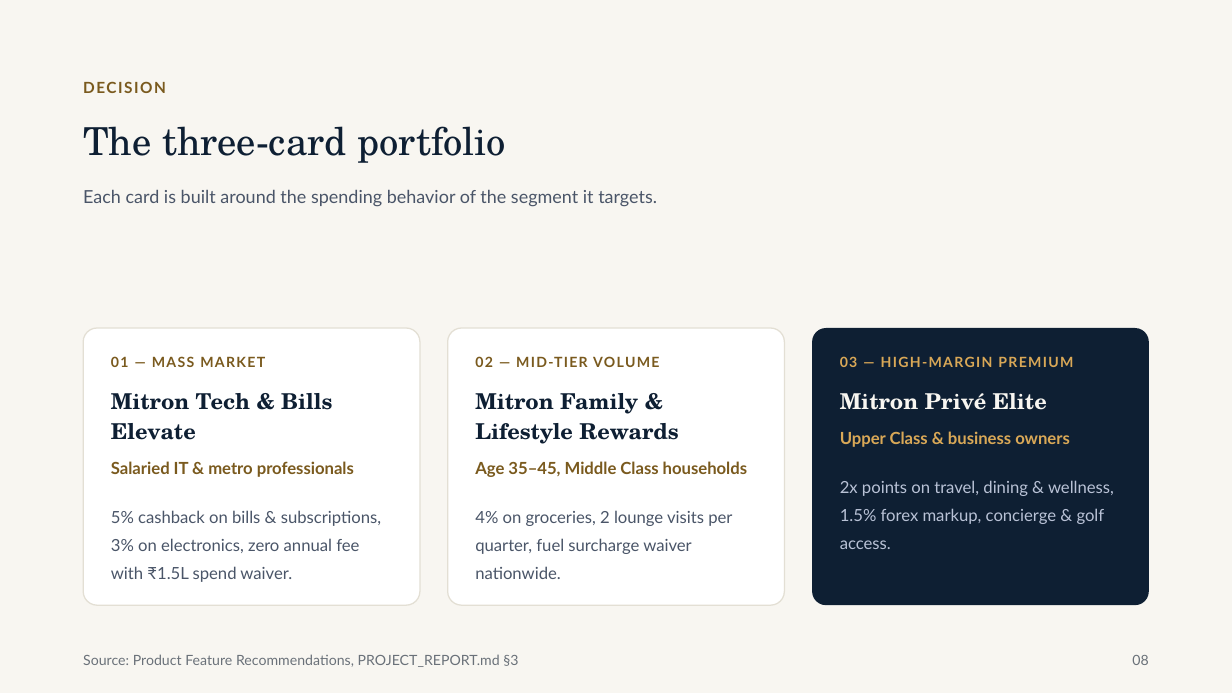
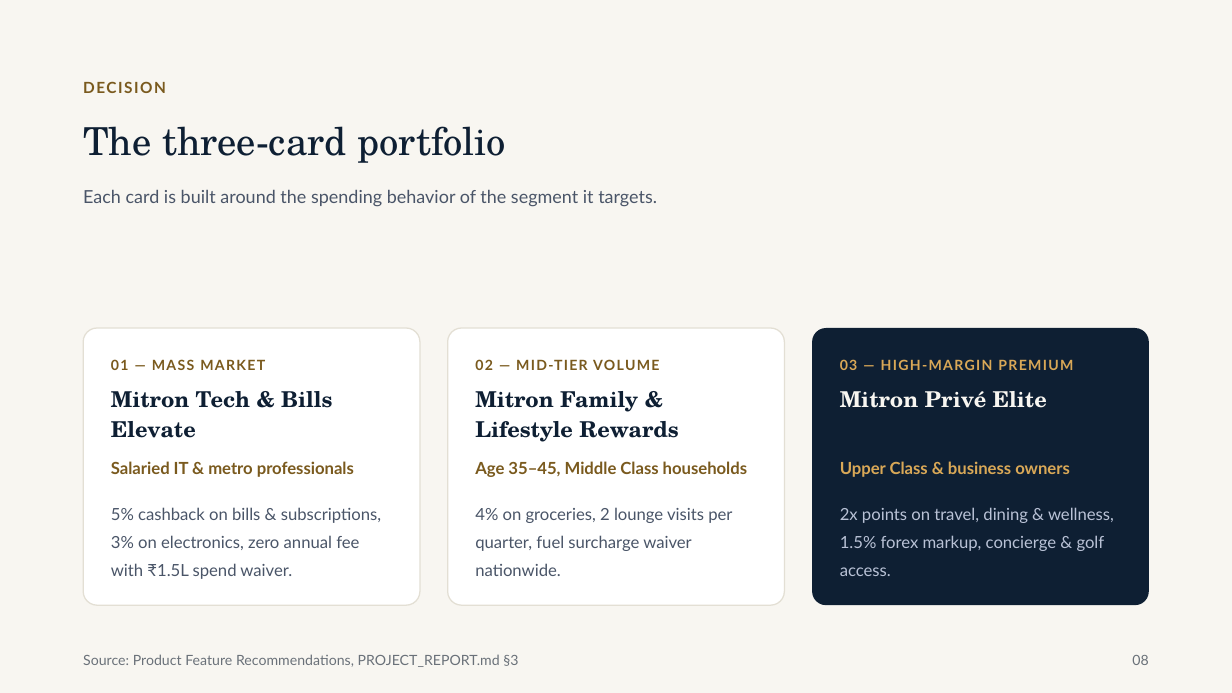
Before and after one commit to morid648/banking-tableau-dashboard, a slide deck: slide 8 of presentation/Mitron_Bank_Credit_Card_Launch_Strategy.pptx. Drawn at 1232x693 pixels with LibreOffice and Linux fonts; fonts in the diff are those of the drawing. Boxes give left, top, right and bottom in pixels: in the first picture for what was removed or moved away, otherwise in the second. Text is boxed around its words. In the diff, an @@ line names an element or a change of style, - is before the commit and + after.

```diff
--- a/presentation/Mitron_Bank_Credit_Card_Launch_Strategy.pptx
+++ b/presentation/Mitron_Bank_Credit_Card_Launch_Strategy.pptx
@@ text at (111, 356, 354, 477): paragraphs removed @@
-01 — MASS MARKET
-Mitron Tech & Bills Elevate
-Salaried IT & metro professionals
@@ text added at (111, 359, 265, 370), 11 pt, text #7A5A1E, bold @@
+01 — MASS MARKET
@@ text at (475, 356, 747, 477): paragraphs removed @@
-02 — MID-TIER VOLUME
-Mitron Family & Lifestyle Rewards
-Age 35–45, Middle Class households
@@ text added at (475, 359, 659, 370), 11 pt, text #7A5A1E, bold @@
+02 — MID-TIER VOLUME
@@ text at (840, 356, 1073, 447): paragraphs removed @@
-03 — HIGH-MARGIN PREMIUM
-Mitron Privé Elite
-Upper Class & business owners
@@ text added at (840, 359, 1073, 370), 11 pt, text #D9A857, bold @@
+03 — HIGH-MARGIN PREMIUM
@@ text added at (111, 391, 332, 438), 17 pt, text #0E1F33, bold @@
+Mitron Tech & Bills Elevate
@@ text added at (475, 391, 679, 442), 17 pt, text #0E1F33, bold @@
+Mitron Family & Lifestyle Rewards
@@ text added at (840, 391, 1047, 408), 17 pt, text #F8F6F1, bold @@
+Mitron Privé Elite
@@ text added at (840, 461, 1070, 477), 13 pt, text #D9A857, bold @@
+Upper Class & business owners
@@ text "5% cashback on bills & ...": place and size @@
-text "5% cashback on bills & ..." at (111, 356, 381, 582)
+text "5% cashback on bills & ..." at (111, 507, 381, 579)
@@ text "4% on groceries, 2 lounge ...": place and size @@
-text "4% on groceries, 2 lounge ..." at (475, 356, 747, 579)
+text "4% on groceries, 2 lounge ..." at (475, 507, 732, 576)
@@ text "2x points on travel, dining ...": place and size @@
-text "2x points on travel, dining ..." at (840, 356, 1114, 496)
+text "2x points on travel, dining ..." at (840, 507, 1114, 576)
```
Also in this commit, not shown: 3 other slides changed.
